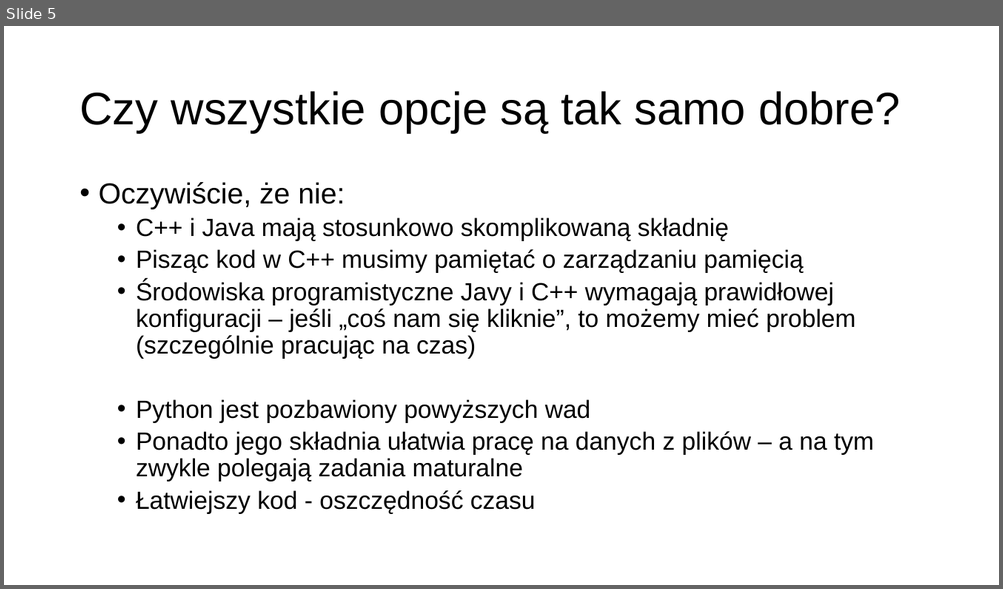
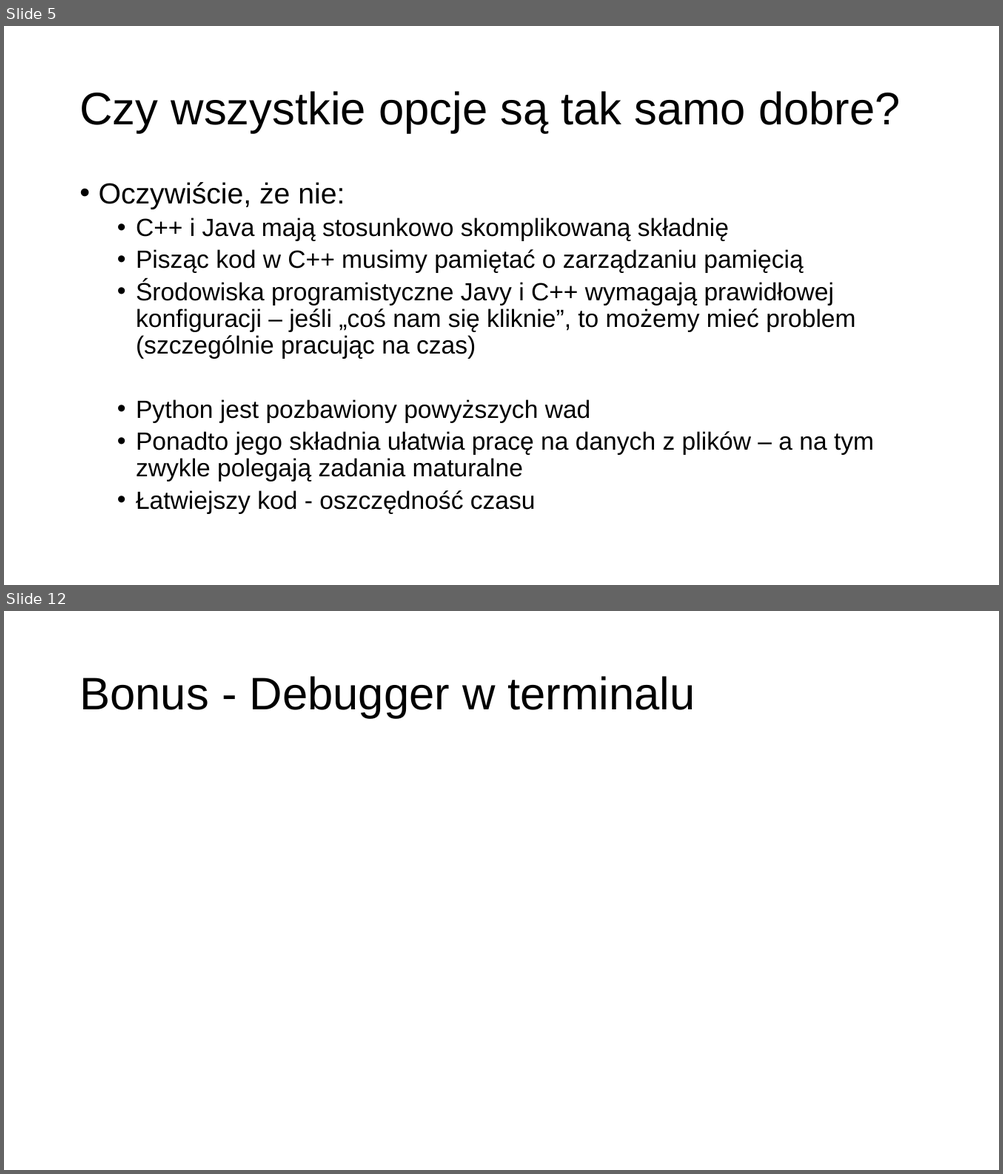
Before and after one commit to MikoStoro/ETI_Academy_Matura, a slide deck: prezentacje/prezentacja1.pptx. Shown one above the other, each under a label of ours: slide 5 before the commit, slides 5 and 12 after it; the slides between them are not shown. The pictures are 1003x589 and 1003x1174 pixels, drawn with LibreOffice and Linux fonts; fonts in the diff are those of the drawing; background and template pictures are left out. Boxes give left, top, right and bottom in pixels: in the first picture for what was removed or moved away, otherwise in the second. Text is boxed around its words. In the diff, an @@ line names an element or a change of style, - is before the commit and + after.

```diff
--- a/prezentacje/prezentacja1.pptx
+++ b/prezentacje/prezentacja1.pptx
@@ slide 12 added at <box>4,611,999,1170</box>, background picture (left out) @@
@@ title added at <box>79,676,695,718</box>, 44 pt, text #000000 @@
+Bonus - Debugger w terminalu
```
Also in this commit, not shown: 3 slides changed, 5 other slides added, 2 slides removed, 1 other file.
